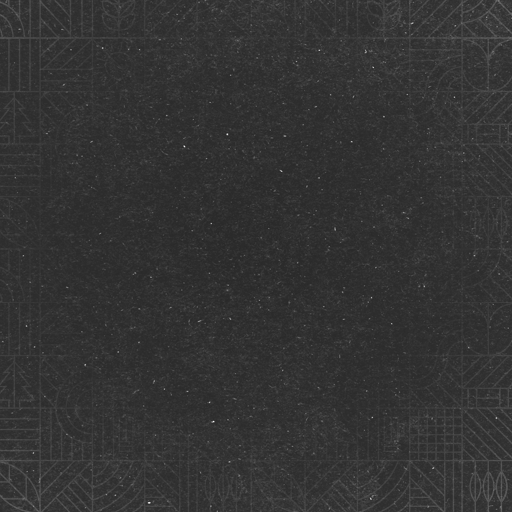
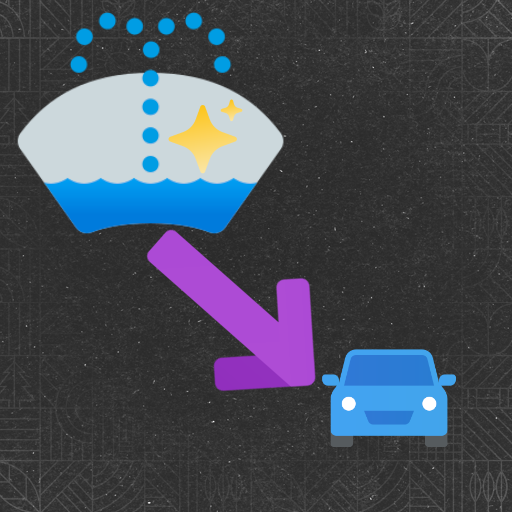
Revision of a layered 512 x 512 image; what changed, layer by layer:
added layer "icons8-sparkles-240.png #1" above "icons8-right-arrow-240.png #1" over [left=168, top=99, right=243, bottom=174]
added layer "icons8-right-arrow-240.png #1" above "icons8-car-240.png #1" over [left=146, top=228, right=316, bottom=392]
added layer "icons8-car-240.png #1" above "icons8-windshield-240.png #1" over [left=322, top=349, right=456, bottom=447]
added layer "icons8-windshield-240.png #1" above "FS25_ModHub_BG512.png" over [left=17, top=11, right=284, bottom=234]
